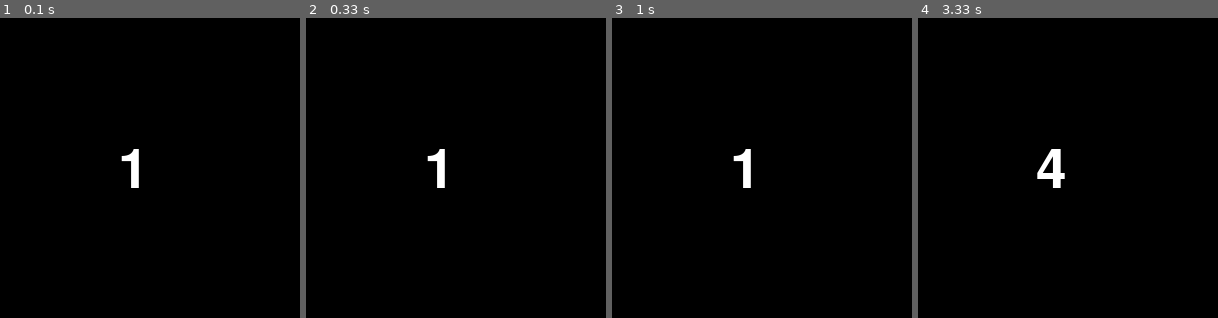
Above: before the commit, frames 1-4 (left to right).
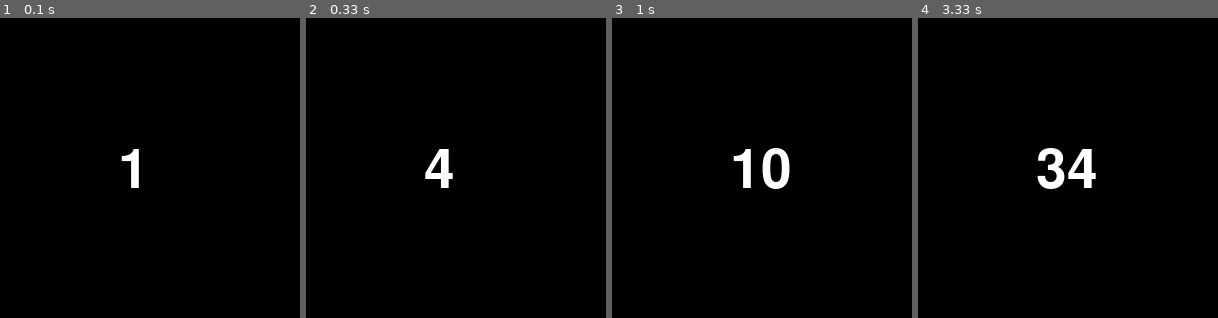
Above: after the commit, the same moments.

Repository: r2mhrtka2uilia/ProjExD_01-1-
Game: pygame game, started from pygame_system.py
Two runs of this game, one before a commit and one after it. Both use one fixed random seed, a clock stepped at 60 frames per second and the inputs below.
Inputs:
- Up to frame 1 (0.1 s): no input
- Up to frame 2 (0.33 s): no input
- Up to frame 3 (1 s): tap Space at 0.33 s
- Up to frame 4 (3.33 s): no input
The pictures show only the part of the screen within x 30-80%, y 29-79%; the shares and areas given below are measured in that part.

Frame 1 is identical in both runs. In frame 2, 0.6% of the frame differs, in the area x 39-49%, y 43-57%; in frame 3, 0.8%; in frame 4, 1.3%, in the area x 39-60%, y 43-57%.

Commit message:
練習問題１，６

Diff:
--- /dev/null
+++ b/pygame_image.py
@@ -0,0 +1,39 @@
+import pygame as pg
+import sys
+
+def main():
+    pg.display.set_caption("はばたけ！こうかとん")
+    screen = pg.display.set_mode((800, 600))
+    clock  = pg.time.Clock()
+    bg_img = pg.image.load("t1/ex01/fig/pg_bg.jpg")
+    kk_img = pg.transform.flip(pg.image.load("t1/ex01/fig/3.png"), True, False)
+    kk_imgs = [kk_img, pg.transform.rotozoom(kk_img, 10, 1.0)]
+
+
+
+    tmr = 0
+    x = 0
+    while True:
+        for event in pg.event.get():
+            if event.type == pg.QUIT: return
+
+        tmr += 1
+        x = tmr
+        if x == 1599:
+            x = 0
+
+        screen.blit(bg_img, [-x, 0])
+        screen.blit(bg_img, [1600-x, 0])
+        screen.blit(kk_imgs[tmr%2], [300, 200])
+
+
+        pg.display.update()
+        clock.tick(100)
+
+
+
+if __name__ == "__main__":
+    pg.init()
+    main()
+    pg.quit()
+    sys.exit()
--- a/pygame_system.py
+++ b/pygame_system.py
@@ -17,7 +17,7 @@
         screen.fill((0, 0, 0))
         screen.blit(txt, [300, 300])
         pg.display.update()
-        clock.tick(1)
+        clock.tick(10)
 
 
 if __name__ == "__main__":
Binary file added: fig/0.png
Binary file added: fig/1.png
Binary file added: fig/2.png
Binary file added: fig/3.png
Binary file added: fig/4.png
Binary file added: fig/5.png
Binary file added: fig/6.png
Binary file added: fig/7.png
Binary file added: fig/8.png
Binary file added: fig/9.png
Binary file added: fig/pg_bg.jpg
